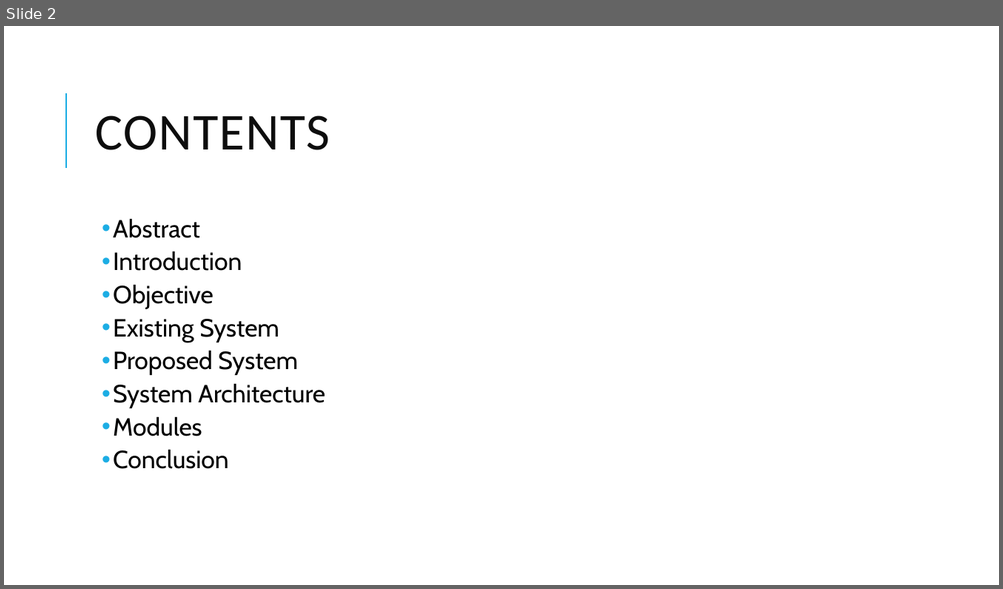
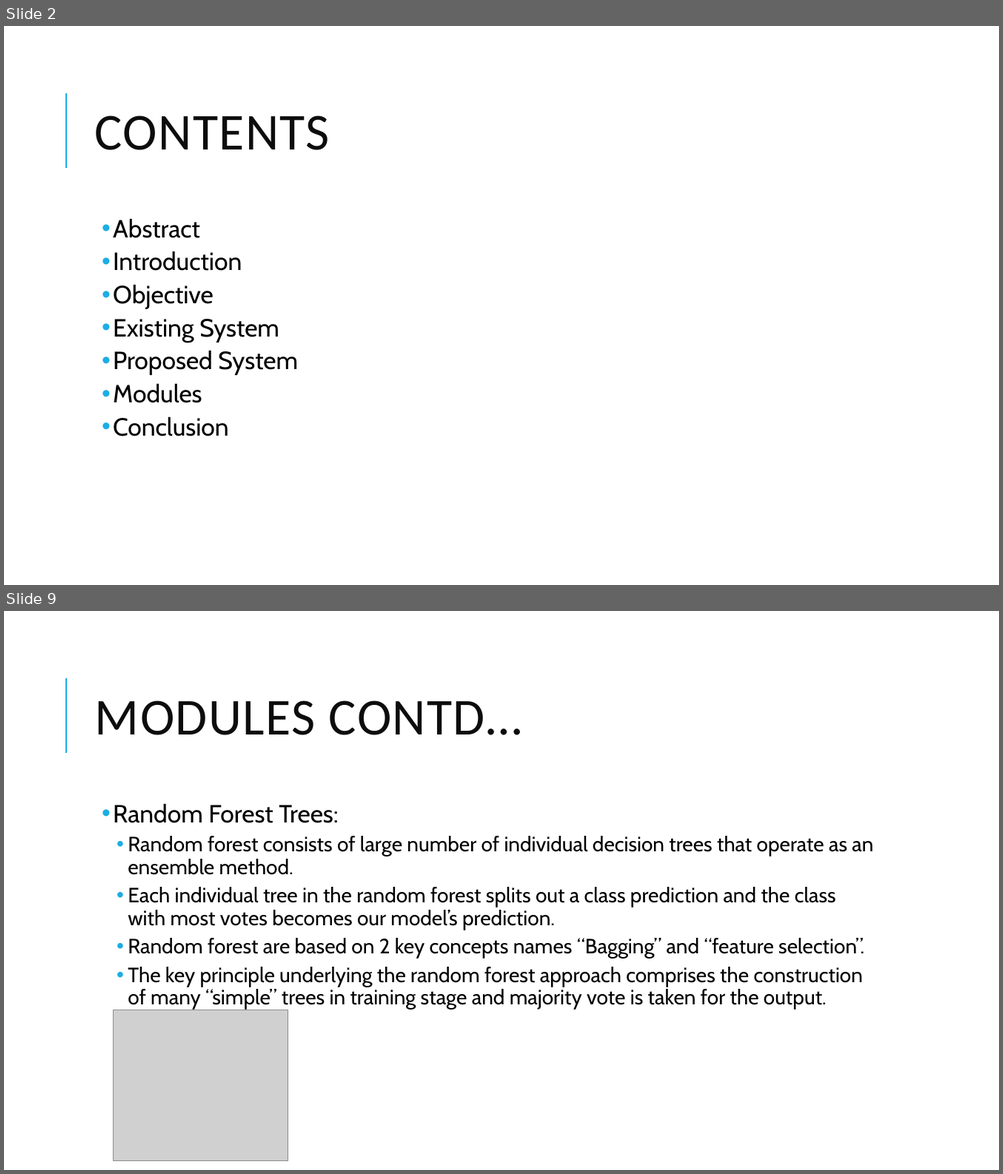
Before and after one commit to anirudhp06/Company-Profit-Prediction, a slide deck: Exposys Internship report.pptx. Shown one above the other, each under a label of ours: slide 2 before the commit, slides 2 and 9 after it; the slides between them are not shown. The pictures are 1003x589 and 1003x1174 pixels, drawn with LibreOffice and Linux fonts; fonts in the diff are those of the drawing; grey boxes stand for pictures. Boxes give left, top, right and bottom in pixels: in the first picture for what was removed or moved away, otherwise in the second. Text is boxed around its words. In the diff, an @@ line names an element or a change of style, - is before the commit and + after.

```diff
--- a/Exposys Internship report.pptx
+++ b/Exposys Internship report.pptx
@@ slide 9 added at (4, 611, 999, 1170), background #FFFFFF; not listed: 1 template element that a slide beside it also shows @@
@@ title added at (95, 701, 522, 735), 50 pt, text #0D0D0D @@
+MODULES CONTD…
@@ text added at (113, 803, 873, 1010), 20 pt, text #000000 @@
+  • Random Forest Trees:
+    • Random forest consists of large number of individual decision trees that operate as an ensemble method.
+    • Each individual tree in the random forest splits out a class prediction and the class with most votes becomes our model’s prediction.
+    • Random forest are based on 2 key concepts names “Bagging” and “feature selection”.
+    • The key principle underlying the random forest approach comprises the construction of many “simple” trees in training stage and majority vote is taken for the output.
@@ picture added at (113, 1010, 287, 1161) @@
@@ slide 2 changed as well @@
@@ text at (113, 383, 325, 409): paragraph removed @@
-  • System Architecture
```
Also in this commit, not shown: 9 other slides added, 1 other file.
